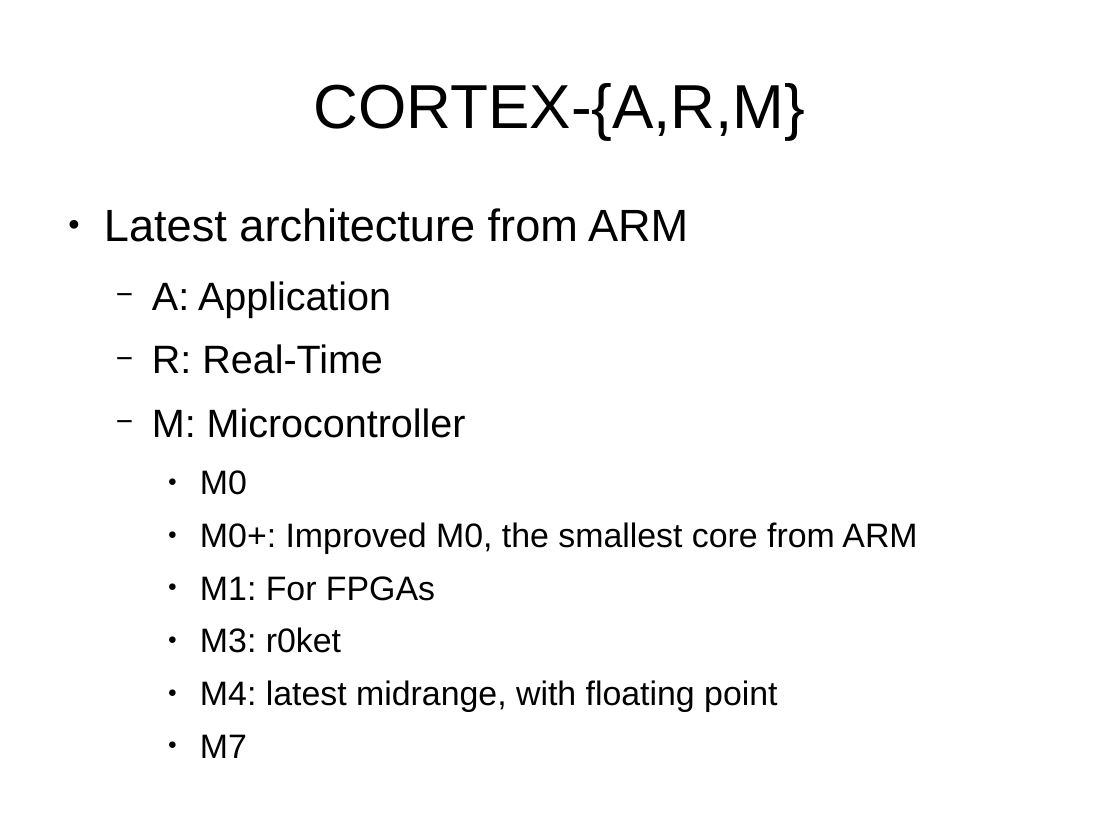
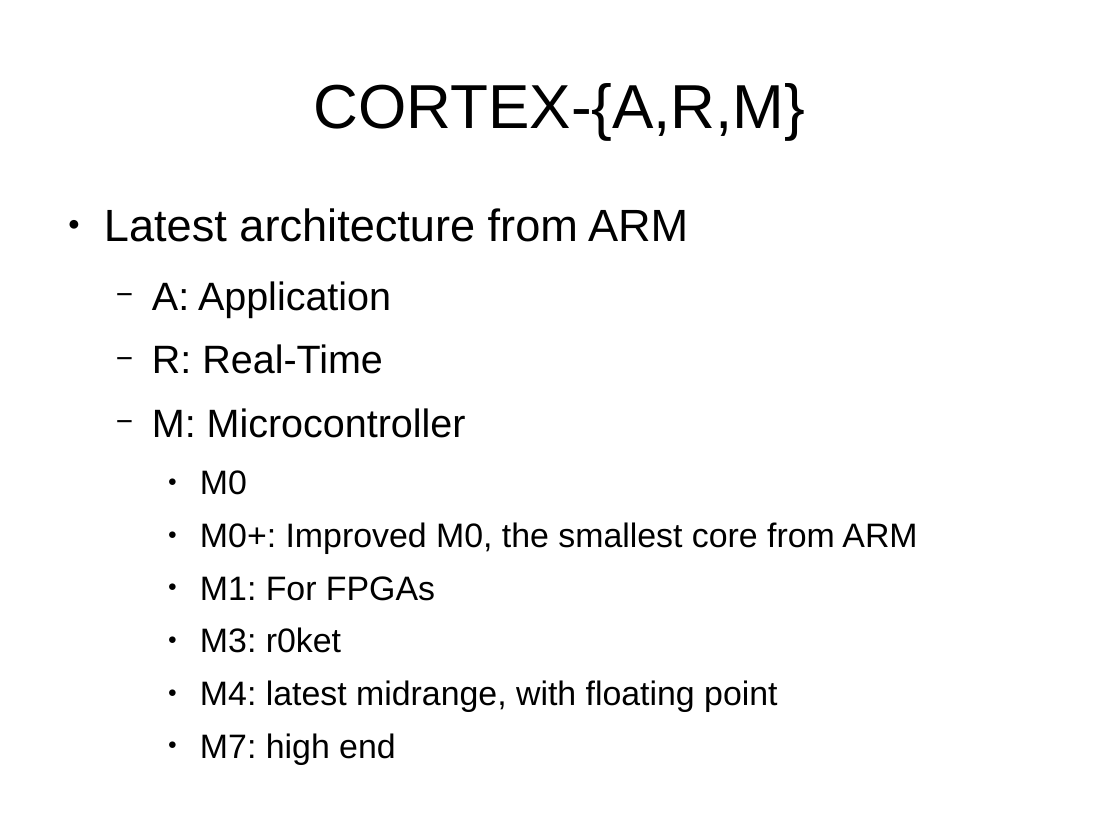
Before and after one commit to muccc/arm-workshop, a slide deck: slide 5 of arm-workshop.odp. Drawn at 1120x840 pixels with LibreOffice and Linux fonts; fonts in the diff are those of the drawing. Boxes give left, top, right and bottom in pixels: in the first picture for what was removed or moved away, otherwise in the second. Text is boxed around its words. In the diff, an @@ line names an element or a change of style, - is before the commit and + after.

```diff
--- a/arm-workshop.odp
+++ b/arm-workshop.odp
@@ text at [200, 733, 396, 765]: text changed @@
-    ● M7
+    ● M7: high end
```
Also in this commit, not shown: 5 other slides changed.
